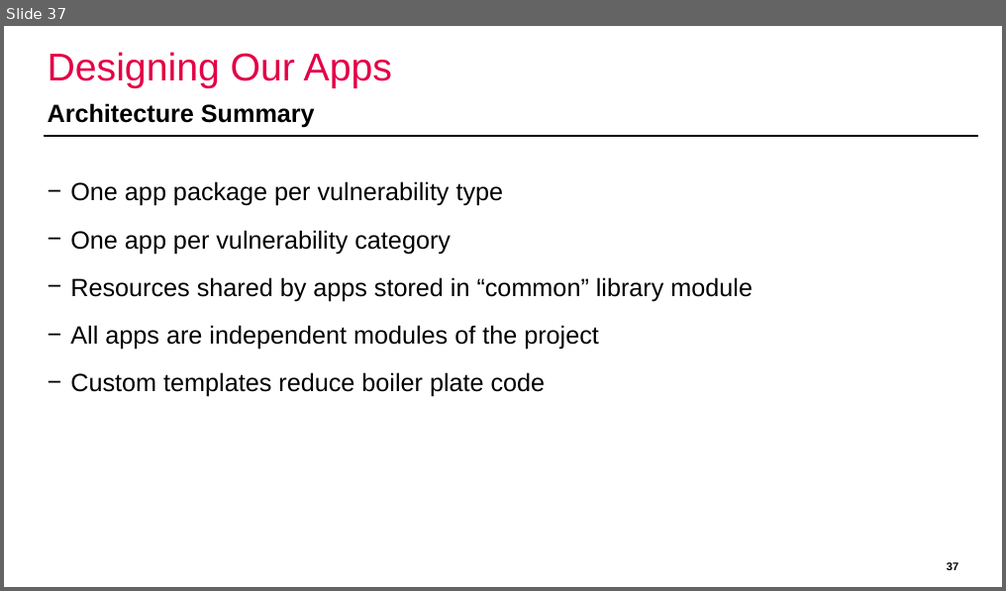
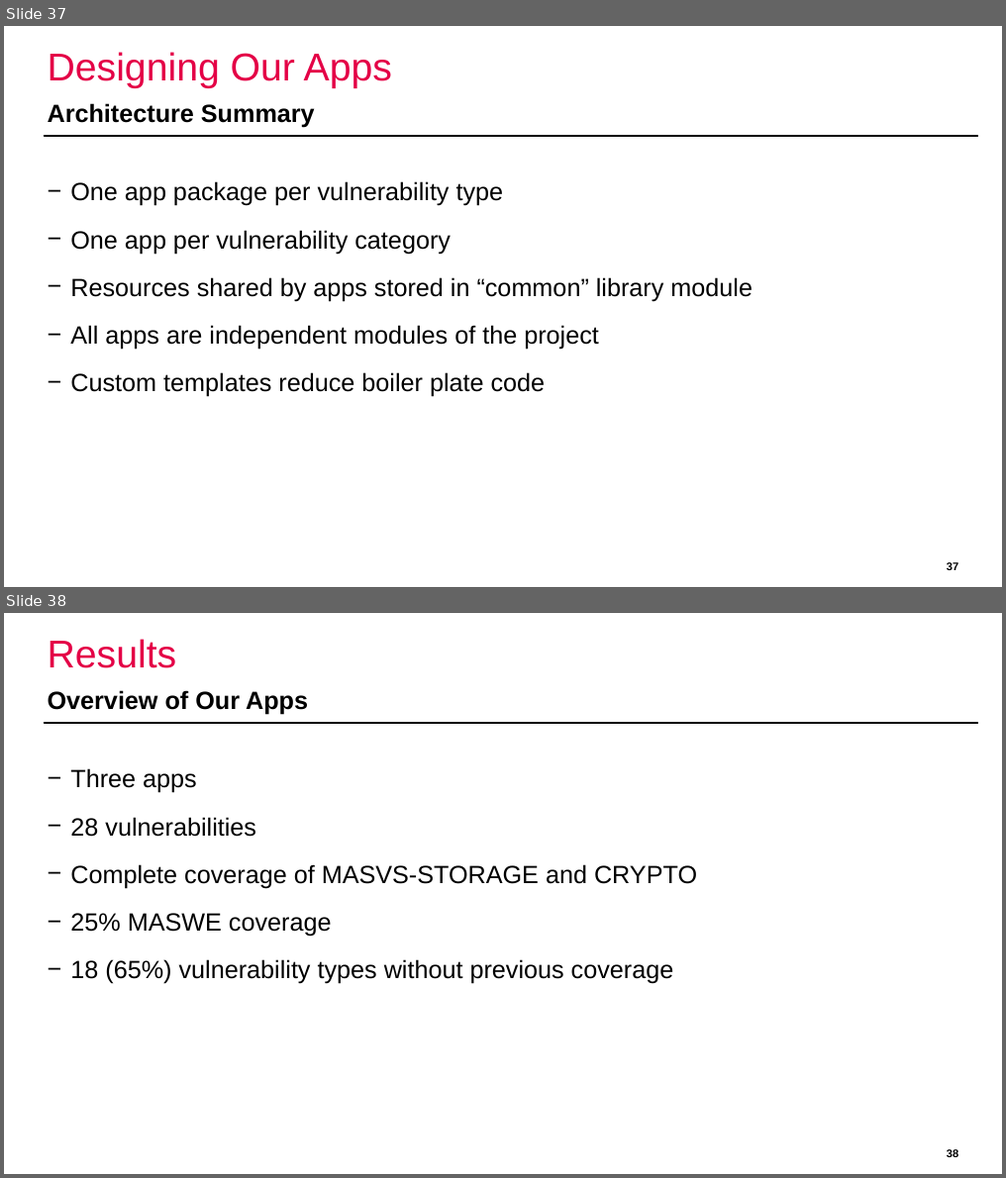
Before and after one commit to domi-cmd/Reference_Application_for_OWASP_MASTG, a slide deck: dev_documents/presentation/ba_thesis_presentation_kronig.pptx. Shown one above the other, each under a label of ours: slide 37 before the commit, slides 37 and 38 after it. The pictures are 1006x591 and 1006x1178 pixels, drawn with LibreOffice and Linux fonts; fonts in the diff are those of the drawing; background and template pictures are left out. Boxes give left, top, right and bottom in pixels: in the first picture for what was removed or moved away, otherwise in the second. Text is boxed around its words. In the diff, an @@ line names an element or a change of style, - is before the commit and + after.

Commit message:
Added results, outlook and conclusion section to my powerpoint. Now only the Introduction is missing. Test run shows that powerpoint is vastly too long.

```diff
--- a/dev_documents/presentation/ba_thesis_presentation_kronig.pptx
+++ b/dev_documents/presentation/ba_thesis_presentation_kronig.pptx
@@ slide 38 added at <box>4,613,1002,1174</box>, background #FFFFFF; not listed: 1 template element that a slide beside it also shows @@
@@ title added at <box>48,639,177,668</box>, 28 pt, text #E40046 @@
+Results
@@ text added at <box>48,690,308,715</box>, 18 pt, text #000000, bold @@
+Overview of Our Apps
@@ text added at <box>70,768,697,984</box>, 18 pt, text #000000 @@
+− Three apps
+− 28 vulnerabilities
+− Complete coverage of MASVS-STORAGE and CRYPTO
+− 25% MASWE coverage
+− 18 (65%) vulnerability types without previous coverage
@@ page number added at <box>946,1149,958,1159</box>, 8 pt, text #000000, bold @@
+38
```
Also in this commit, not shown: 10 other slides added, 3 slides removed.
